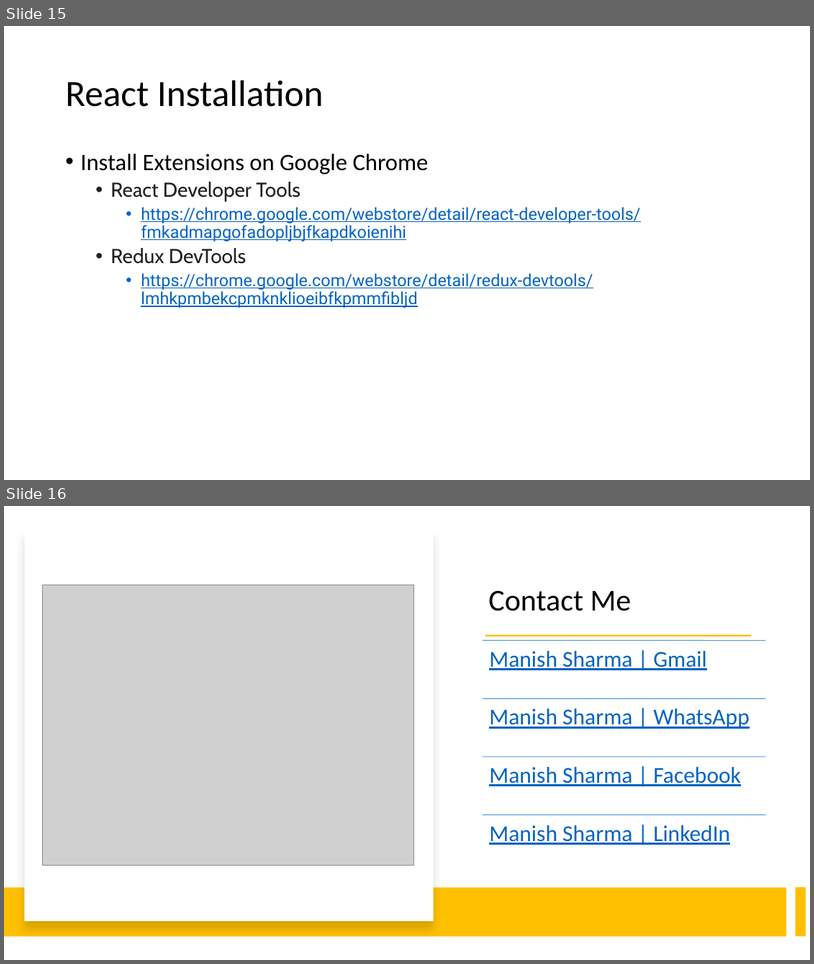
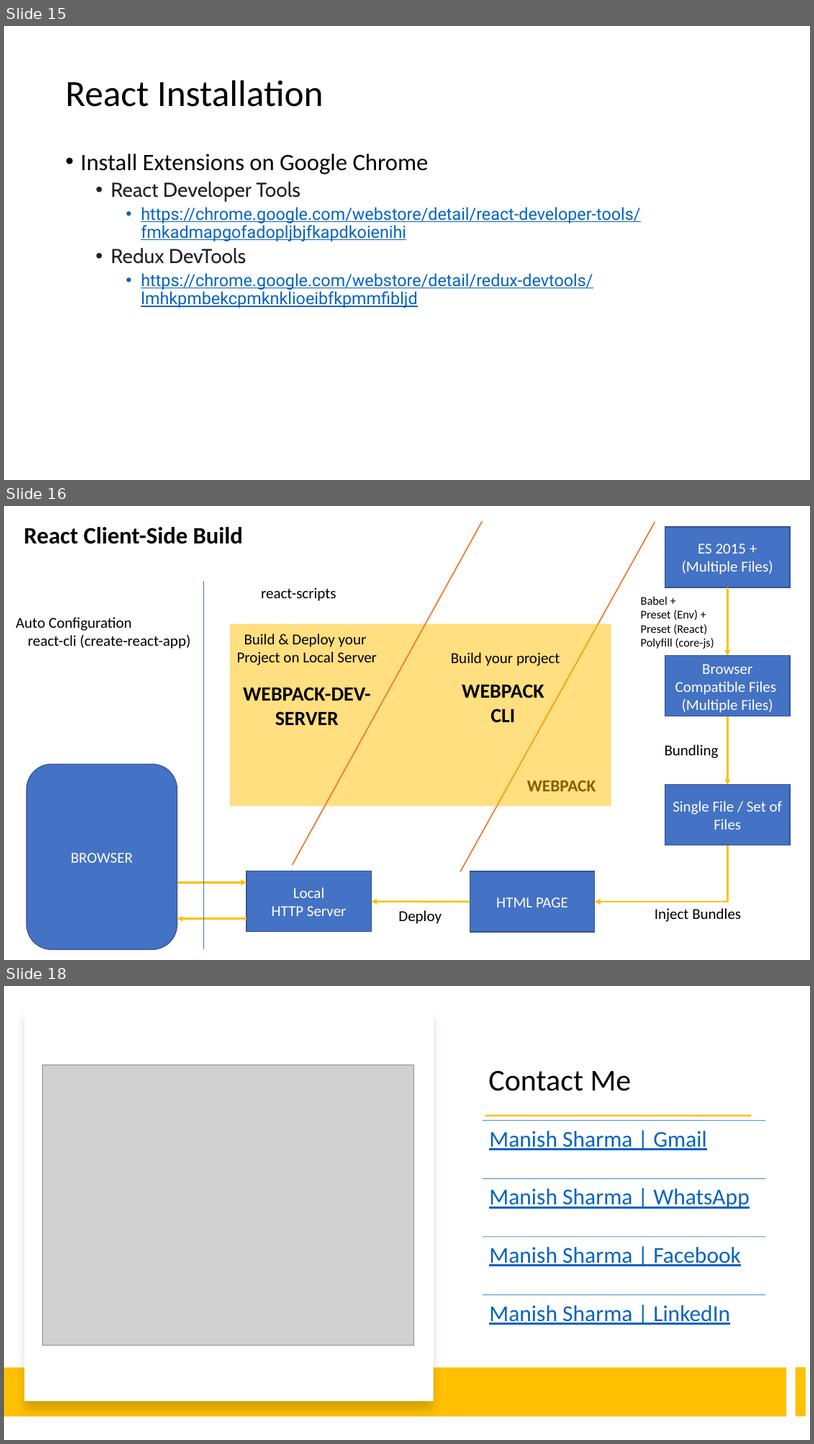
Before and after one commit to rath321/react-training-aug, a slide deck: Notes/React.pptx. Shown one above the other, each under a label of ours: slides 15 and 16 before the commit, slides 15, 16 and 18 after it; the slides between them are not shown. The pictures are 814x964 and 814x1444 pixels, drawn with LibreOffice and Linux fonts; fonts in the diff are those of the drawing; grey boxes stand for pictures. Boxes give left, top, right and bottom in pixels: in the first picture for what was removed or moved away, otherwise in the second. Text is boxed around its words. In the diff, an @@ line names an element or a change of style, - is before the commit and + after.

```diff
--- a/Notes/React.pptx
+++ b/Notes/React.pptx
@@ slide 16 added at [4,506,810,960], background #FFFFFF @@
@@ text added at [24,527,243,544], 28 pt, text #000000, bold @@
+React Client-Side Build
@@ line added from (483, 521) to (293, 865), #ED7D31 1.5 pt @@
@@ line added from (656, 522) to (460, 871), #ED7D31 1.5 pt @@
@@ rectangle added at [666,527,790,587], fill #4472C4, outline #325491 1 pt, 18 pt, text #FFFFFF @@
+ES 2015 +
+(Multiple Files)
@@ line added from (203, 581) to (203, 950), #4472C4 0.5 pt @@
@@ text added at [261,587,337,601], 18 pt, text #000000 @@
+react-scripts
@@ arrow added from (728, 587) to (728, 656), #FFC000 2.25 pt @@
@@ text added at [641,596,715,649], 14 pt, text #000000 @@
+Babel +
+Preset (Env) +
+Preset (React)
+Polyfill (core-js)
@@ text added at [16,617,190,649], 18 pt, text #000000 @@
+Auto Configuration
+react-cli (create-react-app)
@@ rectangle added at [230,624,612,806], fill #FFC000 at 50% opacity @@
@@ text added at [237,633,377,665], 18 pt, text #000000 @@
+Build & Deploy your
+Project on Local Server
@@ text added at [451,652,560,666], 18 pt, text #000000 @@
+Build your project
@@ rectangle added at [666,656,790,716], fill #4472C4, outline #325491 1 pt, 18 pt, text #FFFFFF @@
+Browser Compatible Files
+(Multiple Files)
@@ text added at [243,687,371,725], 24 pt, text #000000, bold @@
+WEBPACK-DEV-
+SERVER
@@ text added at [462,684,544,722], 24 pt, text #000000, bold @@
+WEBPACK
+CLI
@@ arrow added from (728, 716) to (728, 785), #FFC000 2.25 pt @@
@@ rounded rectangle added at [26,764,177,949], fill #4472C4, outline #325491 1 pt, 18 pt, text #FFFFFF @@
+BROWSER
@@ text added at [665,744,719,758], 18 pt, text #000000 @@
+Bundling
@@ text added at [527,780,596,791], 20 pt, text #000000, bold @@
+WEBPACK
@@ rectangle added at [666,785,790,845], fill #4472C4, outline #325491 1 pt, 18 pt, text #FFFFFF @@
+Single File / Set of Files
@@ elbow arrow added from (728, 845) to (595, 901), #FFC000 2.25 pt @@
@@ rectangle added at [247,871,371,932], fill #4472C4, outline #325491 1 pt, 18 pt, text #FFFFFF @@
+Local
+HTTP Server
@@ rectangle added at [471,871,595,932], fill #4472C4, outline #325491 1 pt, 18 pt, text #FFFFFF @@
+HTML PAGE
@@ arrow added from (177, 883) to (247, 883), #FFC000 2.25 pt @@
@@ arrow added from (471, 901) to (371, 901), #FFC000 2.25 pt @@
@@ text added at [399,910,442,924], 18 pt, text #000000 @@
+Deploy
@@ text added at [655,908,741,921], 18 pt, text #000000 @@
+Inject Bundles
@@ arrow added from (247, 919) to (177, 919), #FFC000 2.25 pt @@
@@ what was slide 16 is now slide 18 @@
```
Also in this commit, not shown: 1 other slide added, 6 other files.
